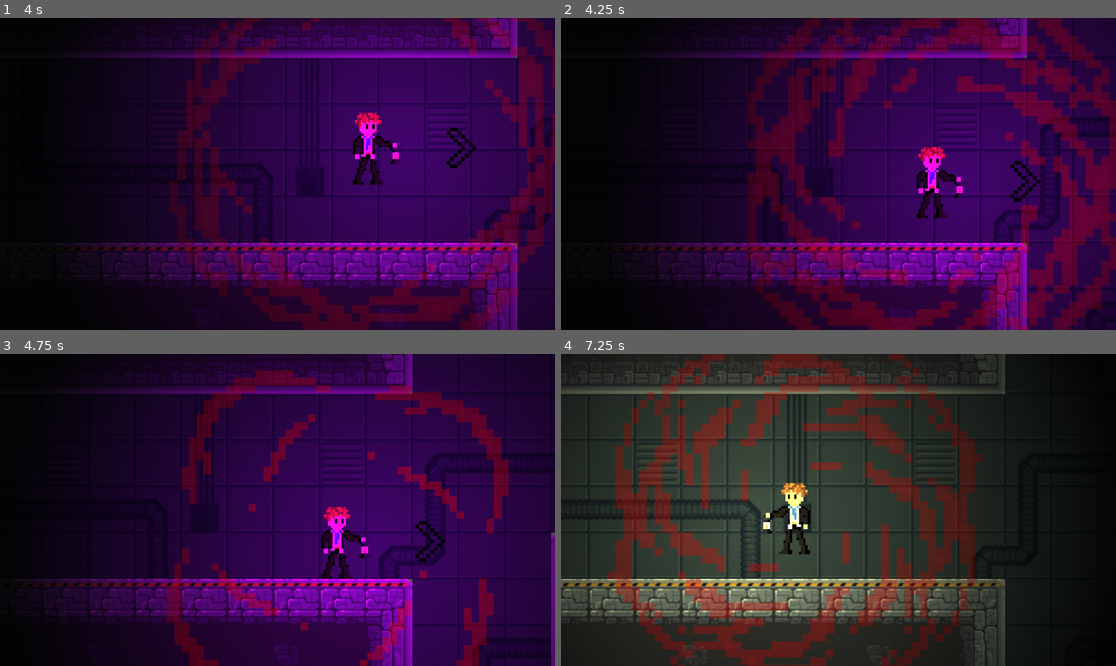
Above: before the commit, frames 1-4 (two rows, left to right).
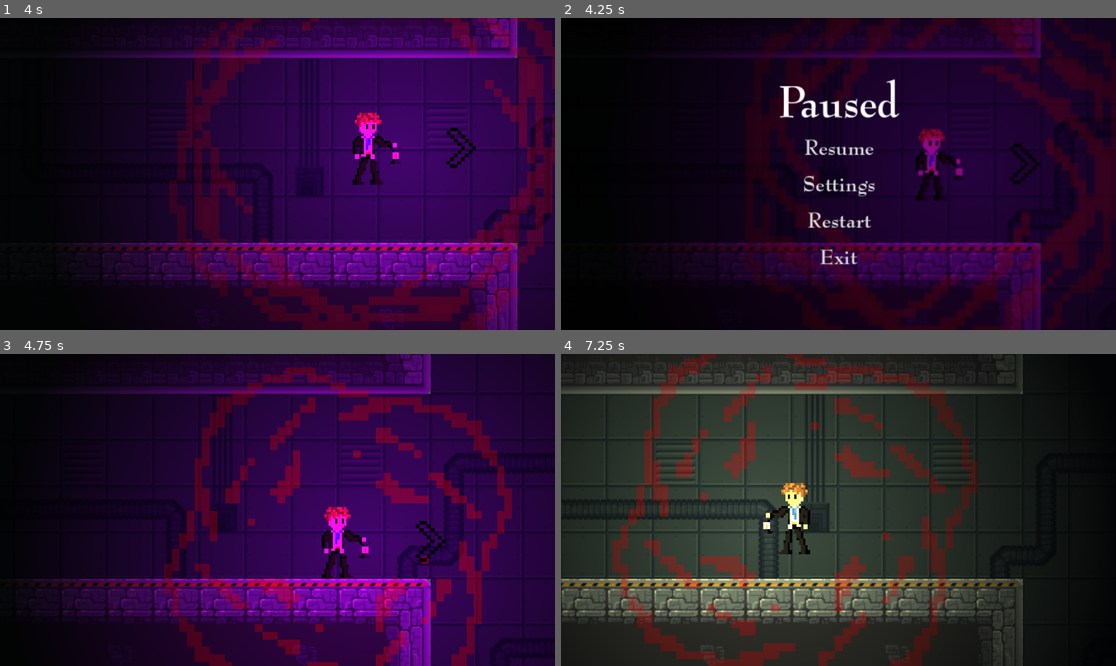
Above: after the commit, the same moments.

Repository: Joogensen/Lumen-Essense
Game: Godot game, scene res://Scenes/main.tscn
The game is run twice, just before and just after one commit, with the same random seed, the same clock (stepped at 60 frames per second) and the same inputs.
Inputs (mouse positions are in pixels of both pictures, inside the frame that each line leads up to):
- Up to frame 1 (4 s): hold C (change_light_color) 0.53-1.28 s; hold Right (right) 0.53-2.03 s; tap Space (jump) at 0.77, 1.52, 3.02, 3.77 s; tap E (light_switch) at 1.35, 2.85 s; hold Left (left) 2.03-2.78 s; hold C (change_light_color) 2.03-2.78 s; hold Right (right) from 2.78 s (still down); hold C (change_light_color) from 3.53 s (still down)
- Up to frame 2 (4.25 s): keep holding Right (right); keep holding C (change_light_color); tap Escape (ui_cancel) at 4.15 s
- Up to frame 3 (4.75 s): release Right (right) at 4.25 s; release C (change_light_color) at 4.25 s; click (277, 481) at 4.25 s, where only the run after the commit has a clickable "Resume"
- Up to frame 4 (7.25 s): hold Left (left) 5.03-5.78 s; tap E (light_switch) at 5.1, 6.6 s; tap Space (jump) at 5.27, 6.77 s; hold Right (right) 5.78-6.53 s; hold C (change_light_color) 5.78-6.53 s; hold Left (left) from 6.53 s (still down)

Frame 1 is identical in both runs. In frame 2, 59% of the frame differs, in the area x 12-100%, y 0-100%; in frame 3, 19%; in frame 4, 23%.

Commit message:
added ui elements

Diff:
--- /dev/null
+++ b/Scenes/death_screen.tscn
@@ -0,0 +1,216 @@
+[gd_scene load_steps=7 format=3 uid="uid://btubgff84ncha"]
+
+[ext_resource type="Script" path="res://Scripts/death_screen.gd" id="1_7tog6"]
+[ext_resource type="Shader" path="res://Scripts/pause_menu.gdshader" id="1_ttlkw"]
+[ext_resource type="FontFile" uid="uid://bsiocxlxhflph" path="res://Sprites/Bernhard Modern Bold BT.ttf" id="2_7liot"]
+
+[sub_resource type="ShaderMaterial" id="ShaderMaterial_pgm8a"]
+shader = ExtResource("1_ttlkw")
+shader_parameter/lod = 0.815
+
+[sub_resource type="Animation" id="Animation_swj5p"]
+resource_name = "death"
+length = 2.2
+tracks/0/type = "value"
+tracks/0/imported = false
+tracks/0/enabled = true
+tracks/0/path = NodePath("Panel/Death2:visible")
+tracks/0/interp = 1
+tracks/0/loop_wrap = true
+tracks/0/keys = {
+"times": PackedFloat32Array(0, 0.666667),
+"transitions": PackedFloat32Array(1, 1),
+"update": 1,
+"values": [false, true]
+}
+tracks/1/type = "value"
+tracks/1/imported = false
+tracks/1/enabled = true
+tracks/1/path = NodePath("Panel/Death2:theme_override_colors/font_color")
+tracks/1/interp = 1
+tracks/1/loop_wrap = true
+tracks/1/keys = {
+"times": PackedFloat32Array(0, 2.2),
+"transitions": PackedFloat32Array(1, 1),
+"update": 0,
+"values": [null, Color(0.564706, 0, 0, 1)]
+}
+tracks/2/type = "value"
+tracks/2/imported = false
+tracks/2/enabled = true
+tracks/2/path = NodePath("Panel/Death2:theme_override_colors/font_shadow_color")
+tracks/2/interp = 1
+tracks/2/loop_wrap = true
+tracks/2/keys = {
+"times": PackedFloat32Array(0, 2.2),
+"transitions": PackedFloat32Array(1, 1),
+"update": 0,
+"values": [null, Color(0.564706, 0, 0, 1)]
+}
+tracks/3/type = "value"
+tracks/3/imported = false
+tracks/3/enabled = true
+tracks/3/path = NodePath("Panel/Death2:theme_override_colors/font_outline_color")
+tracks/3/interp = 1
+tracks/3/loop_wrap = true
+tracks/3/keys = {
+"times": PackedFloat32Array(0, 2.2),
+"transitions": PackedFloat32Array(1, 1),
+"update": 0,
+"values": [null, Color(0.564706, 0, 0, 1)]
+}
+tracks/4/type = "value"
+tracks/4/imported = false
+tracks/4/enabled = true
+tracks/4/path = NodePath("Panel/Death2:position")
+tracks/4/interp = 1
+tracks/4/loop_wrap = true
+tracks/4/keys = {
+"times": PackedFloat32Array(0.666667, 2),
+"transitions": PackedFloat32Array(1, 1),
+"update": 0,
+"values": [Vector2(-6.5, -55.5), Vector2(-166.5, -55.5)]
+}
+tracks/5/type = "value"
+tracks/5/imported = false
+tracks/5/enabled = true
+tracks/5/path = NodePath("Panel/Death:position")
+tracks/5/interp = 1
+tracks/5/loop_wrap = true
+tracks/5/keys = {
+"times": PackedFloat32Array(0, 2),
+"transitions": PackedFloat32Array(1, 1),
+"update": 0,
+"values": [Vector2(-326.5, -55.5), Vector2(-166.5, -55.5)]
+}
+tracks/6/type = "value"
+tracks/6/imported = false
+tracks/6/enabled = true
+tracks/6/path = NodePath("Panel/Death:visible")
+tracks/6/interp = 1
+tracks/6/loop_wrap = true
+tracks/6/keys = {
+"times": PackedFloat32Array(0, 0.666667),
+"transitions": PackedFloat32Array(1, 1),
+"update": 1,
+"values": [false, true]
+}
+tracks/7/type = "value"
+tracks/7/imported = false
+tracks/7/enabled = true
+tracks/7/path = NodePath("Panel/Death:theme_override_colors/font_color")
+tracks/7/interp = 1
+tracks/7/loop_wrap = true
+tracks/7/keys = {
+"times": PackedFloat32Array(0, 2.2),
+"transitions": PackedFloat32Array(1, 1),
+"update": 0,
+"values": [null, Color(0.564706, 0, 0, 1)]
+}
+tracks/8/type = "value"
+tracks/8/imported = false
+tracks/8/enabled = true
+tracks/8/path = NodePath("Panel/Death:theme_override_colors/font_shadow_color")
+tracks/8/interp = 1
+tracks/8/loop_wrap = true
+tracks/8/keys = {
+"times": PackedFloat32Array(0, 2.2),
+"transitions": PackedFloat32Array(1, 1),
+"update": 0,
+"values": [null, Color(0.564706, 0, 0, 1)]
+}
+tracks/9/type = "value"
+tracks/9/imported = false
+tracks/9/enabled = true
+tracks/9/path = NodePath("Panel/Death:theme_override_colors/font_outline_color")
+tracks/9/interp = 1
+tracks/9/loop_wrap = true
+tracks/9/keys = {
+"times": PackedFloat32Array(0, 2.2),
+"transitions": PackedFloat32Array(1, 1),
+"update": 0,
+"values": [null, Color(0.564706, 0, 0, 1)]
+}
+
+[sub_resource type="AnimationLibrary" id="AnimationLibrary_icexv"]
+_data = {
+"death": SubResource("Animation_swj5p")
+}
+
+[node name="DeathScreen" type="CanvasLayer"]
+script = ExtResource("1_7tog6")
+
+[node name="ColorRect2" type="ColorRect" parent="."]
+modulate = Color(1, 1, 1, 0.439216)
+anchors_preset = 15
+anchor_right = 1.0
+anchor_bottom = 1.0
+grow_horizontal = 2
+grow_vertical = 2
+color = Color(0, 0, 0, 1)
+
+[node name="ColorRect" type="ColorRect" parent="."]
+modulate = Color(1, 1, 1, 0.533333)
+material = SubResource("ShaderMaterial_pgm8a")
+anchors_preset = 15
+anchor_right = 1.0
+anchor_bottom = 1.0
+grow_horizontal = 2
+grow_vertical = 2
+color = Color(0, 0, 0, 1)
+
+[node name="AnimationPlayer" type="AnimationPlayer" parent="."]
+libraries = {
+"": SubResource("AnimationLibrary_icexv")
+}
+
+[node name="Panel" type="Panel" parent="."]
+anchors_preset = 8
+anchor_left = 0.5
+anchor_top = 0.5
+anchor_right = 0.5
+anchor_bottom = 0.5
+grow_horizontal = 2
+grow_vertical = 2
+size_flags_horizontal = 4
+size_flags_vertical = 4
+
+[node name="Death" type="Label" parent="Panel"]
+layout_mode = 1
+anchors_preset = 8
+anchor_left = 0.5
+anchor_top = 0.5
+anchor_right = 0.5
+anchor_bottom = 0.5
+offset_left = -166.5
+offset_top = -55.5
+offset_right = 166.5
+offset_bottom = 55.5
+grow_horizontal = 2
+grow_vertical = 2
+theme_override_colors/font_color = Color(0.564706, 0, 0, 1)
+theme_override_colors/font_shadow_color = Color(0.564706, 0, 0, 1)
+theme_override_colors/font_outline_color = Color(0.564706, 0, 0, 1)
+theme_override_fonts/font = ExtResource("2_7liot")
+theme_override_font_sizes/font_size = 90
+text = "DEATH"
+
+[node name="Death2" type="Label" parent="Panel"]
+layout_mode = 1
+anchors_preset = 8
+anchor_left = 0.5
+anchor_top = 0.5
+anchor_right = 0.5
+anchor_bottom = 0.5
+offset_left = -166.5
+offset_top = -55.5
+offset_right = 166.5
+offset_bottom = 55.5
+grow_horizontal = 2
+grow_vertical = 2
+theme_override_colors/font_color = Color(0.564706, 0, 0, 1)
+theme_override_colors/font_shadow_color = Color(0.564706, 0, 0, 1)
+theme_override_colors/font_outline_color = Color(0.564706, 0, 0, 1)
+theme_override_fonts/font = ExtResource("2_7liot")
+theme_override_font_sizes/font_size = 90
+text = "DEATH"
--- /dev/null
+++ b/Scenes/pause_menu.tscn
@@ -0,0 +1,99 @@
+[gd_scene load_steps=5 format=3 uid="uid://cjamfea32yo4"]
+
+[ext_resource type="Script" path="res://Scripts/pause_menu.gd" id="1_pmxs8"]
+[ext_resource type="Shader" path="res://Scripts/pause_menu.gdshader" id="2_q5gy1"]
+[ext_resource type="FontFile" uid="uid://bsiocxlxhflph" path="res://Sprites/Bernhard Modern Bold BT.ttf" id="3_c3qdi"]
+
+[sub_resource type="ShaderMaterial" id="ShaderMaterial_7jada"]
+shader = ExtResource("2_q5gy1")
+shader_parameter/lod = 0.815
+
+[node name="PauseMenu" type="Control"]
+process_mode = 3
+layout_mode = 3
+anchors_preset = 15
+anchor_right = 1.0
+anchor_bottom = 1.0
+grow_horizontal = 2
+grow_vertical = 2
+script = ExtResource("1_pmxs8")
+
+[node name="ColorRect" type="ColorRect" parent="."]
+modulate = Color(1, 1, 1, 0.533333)
+material = SubResource("ShaderMaterial_7jada")
+layout_mode = 1
+anchors_preset = 15
+anchor_right = 1.0
+anchor_bottom = 1.0
+grow_horizontal = 2
+grow_vertical = 2
+color = Color(0, 0, 0, 1)
+
+[node name="ColorRect2" type="ColorRect" parent="."]
+modulate = Color(1, 1, 1, 0.439216)
+layout_mode = 1
+anchors_preset = 15
+anchor_right = 1.0
+anchor_bottom = 1.0
+grow_horizontal = 2
+grow_vertical = 2
+color = Color(0, 0, 0, 1)
+
+[node name="VBoxContainer" type="VBoxContainer" parent="."]
+layout_mode = 1
+anchors_preset = -1
+anchor_left = 0.5
+anchor_top = 0.37
+anchor_right = 0.5
+anchor_bottom = 0.37
+offset_left = -362.0
+offset_top = -113.26
+offset_right = 70.0001
+offset_bottom = 101.74
+grow_horizontal = 2
+grow_vertical = 2
+scale = Vector2(1.68, 1.76)
+
+[node name="Label" type="Label" parent="VBoxContainer"]
+layout_mode = 2
+theme_override_fonts/font = ExtResource("3_c3qdi")
+theme_override_font_sizes/font_size = 50
+text = "Paused"
+horizontal_alignment = 1
+
+[node name="Resume" type="Button" parent="VBoxContainer"]
+layout_mode = 2
+theme_override_fonts/font = ExtResource("3_c3qdi")
+theme_override_font_sizes/font_size = 25
+action_mode = 0
+text = "Resume"
+flat = true
+
+[node name="Settings" type="Button" parent="VBoxContainer"]
+layout_mode = 2
+theme_override_fonts/font = ExtResource("3_c3qdi")
+theme_override_font_sizes/font_size = 25
+action_mode = 0
+text = "Settings"
+flat = true
+
+[node name="Restart" type="Button" parent="VBoxContainer"]
+layout_mode = 2
+theme_override_fonts/font = ExtResource("3_c3qdi")
+theme_override_font_sizes/font_size = 25
+action_mode = 0
+text = "Restart"
+flat = true
+
+[node name="Exit" type="Button" parent="VBoxContainer"]
+layout_mode = 2
+theme_override_fonts/font = ExtResource("3_c3qdi")
+theme_override_font_sizes/font_size = 25
+action_mode = 0
+text = "Exit"
+flat = true
+
+[connection signal="pressed" from="VBoxContainer/Resume" to="." method="_on_resume_pressed"]
+[connection signal="pressed" from="VBoxContainer/Settings" to="." method="_on_settings_pressed"]
+[connection signal="pressed" from="VBoxContainer/Restart" to="." method="_on_restart_pressed"]
+[connection signal="pressed" from="VBoxContainer/Exit" to="." method="_on_exit_pressed"]
--- a/Scenes/player.tscn
+++ b/Scenes/player.tscn
@@ -1,6 +1,7 @@
-[gd_scene load_steps=20 format=3 uid="uid://bpnhj4ma24ipv"]
+[gd_scene load_steps=22 format=3 uid="uid://bpnhj4ma24ipv"]
 
 [ext_resource type="Script" path="res://Scripts/playerController.gd" id="1_mtxti"]
+[ext_resource type="PackedScene" uid="uid://btubgff84ncha" path="res://Scenes/death_screen.tscn" id="2_3b2kq"]
 [ext_resource type="Texture2D" uid="uid://b7lgbyfi530fg" path="res://Sprites/AnimationSpritesheet1-Sheet.png" id="2_w1rjf"]
 [ext_resource type="Texture2D" uid="uid://bbf4yvoh7pdct" path="res://Sprites/Free Smoke Fx  Pixel 07.png" id="3_5vkk6"]
 [ext_resource type="AudioStream" uid="uid://b0djodwr74nb8" path="res://Audio/footstep_fast_single.wav" id="4_g365e"]
@@ -10,6 +11,7 @@
 [ext_resource type="AudioStream" uid="uid://b2vmykedvlom8" path="res://Audio/heartbeat4.mp3" id="7_edsl5"]
 [ext_resource type="AudioStream" uid="uid://dmbagi3y4o3tm" path="res://Audio/dead noise.wav" id="8_30320"]
 [ext_resource type="AudioStream" uid="uid://db6q1bsjxu5bk" path="res://Audio/pickup_Low.wav" id="10_eg8rq"]
+[ext_resource type="PackedScene" uid="uid://cjamfea32yo4" path="res://Scenes/pause_menu.tscn" id="12_rbtxq"]
 
 [sub_resource type="CapsuleShape2D" id="CapsuleShape2D_vgcfp"]
 radius = 11.0
@@ -128,6 +130,9 @@
 [node name="Player" type="CharacterBody2D"]
 script = ExtResource("1_mtxti")
 
+[node name="DeathScreen" parent="." instance=ExtResource("2_3b2kq")]
+visible = false
+
 [node name="CollisionShape2D" type="CollisionShape2D" parent="."]
 visible = false
 position = Vector2(0, 2)
@@ -185,3 +190,8 @@
 [node name="PickupAudio" type="AudioStreamPlayer2D" parent="PlayerAudios"]
 stream = ExtResource("10_eg8rq")
 volume_db = 1.874
+
+[node name="CanvasLayer" type="CanvasLayer" parent="."]
+
+[node name="PauseMenu" parent="CanvasLayer" instance=ExtResource("12_rbtxq")]
+visible = false
--- /dev/null
+++ b/Scenes/start_menu.tscn
@@ -0,0 +1,86 @@
+[gd_scene load_steps=4 format=3 uid="uid://deelg2wyacg87"]
+
+[ext_resource type="Script" path="res://Scripts/start_menu.gd" id="1_y64wy"]
+[ext_resource type="FontFile" uid="uid://bsiocxlxhflph" path="res://Sprites/Bernhard Modern Bold BT.ttf" id="2_15075"]
+[ext_resource type="Texture2D" uid="uid://bphc0uadtfetj" path="res://Sprites/Lumen Essence(2).png" id="3_ioy5w"]
+
+[node name="StartMenu" type="Control"]
+layout_mode = 3
+anchors_preset = 15
+anchor_right = 1.0
+anchor_bottom = 1.0
+grow_horizontal = 2
+grow_vertical = 2
+script = ExtResource("1_y64wy")
+
+[node name="ColorRect" type="ColorRect" parent="."]
+layout_mode = 1
+anchors_preset = 15
+anchor_right = 1.0
+anchor_bottom = 1.0
+grow_horizontal = 2
+grow_vertical = 2
+color = Color(0, 0, 0, 1)
+
+[node name="VBoxContainer" type="VBoxContainer" parent="."]
+layout_mode = 1
+anchors_preset = 8
+anchor_left = 0.5
+anchor_top = 0.5
+anchor_right = 0.5
+anchor_bottom = 0.5
+offset_left = -186.0
+offset_top = -30.0
+offset_right = 34.0
+offset_bottom = 71.0
+grow_horizontal = 2
+grow_vertical = 2
+scale = Vector2(1.68, 1.76)
+
+[node name="Start" type="Button" parent="VBoxContainer"]
+layout_mode = 2
+theme_override_fonts/font = ExtResource("2_15075")
+theme_override_font_sizes/font_size = 25
+action_mode = 0
+text = "Start"
+flat = true
+
+[node name="Settings" type="Button" parent="VBoxContainer"]
+layout_mode = 2
+theme_override_fonts/font = ExtResource("2_15075")
+theme_override_font_sizes/font_size = 25
+action_mode = 0
+text = "Settings"
+flat = true
+
+[node name="Exit" type="Button" parent="VBoxContainer"]
+layout_mode = 2
+theme_override_fonts/font = ExtResource("2_15075")
+theme_override_font_sizes/font_size = 25
+action_mode = 0
+text = "Exit"
+flat = true
+
+[node name="VBoxContainer2" type="VBoxContainer" parent="."]
+layout_mode = 1
+anchors_preset = -1
+anchor_left = 0.499
+anchor_top = 0.288
+anchor_right = 0.499
+anchor_bottom = 0.288
+offset_left = -185.848
+offset_top = -75.624
+offset_right = 34.152
+offset_bottom = 25.376
+grow_horizontal = 2
+grow_vertical = 2
+scale = Vector2(1.68, 1.76)
+
+[node name="LumenEssence(2)" type="Sprite2D" parent="VBoxContainer2"]
+position = Vector2(116.071, 160.795)
+scale = Vector2(0.445188, 0.436132)
+texture = ExtResource("3_ioy5w")
+
+[connection signal="pressed" from="VBoxContainer/Start" to="." method="_on_start_pressed"]
+[connection signal="pressed" from="VBoxContainer/Settings" to="." method="_on_settings_pressed"]
+[connection signal="pressed" from="VBoxContainer/Exit" to="." method="_on_exit_pressed"]
--- /dev/null
+++ b/Scripts/death_screen.gd
@@ -0,0 +1,15 @@
+extends CanvasLayer
+
+
+# Called when the node enters the scene tree for the first time.
+func _ready() -> void:
+	hide()
+
+
+# Called every frame. 'delta' is the elapsed time since the previous frame.
+func _process(_delta: float) -> void:
+	pass
+
+func start_animation():
+	show()
+	$AnimationPlayer.play("death")
--- /dev/null
+++ b/Scripts/pause_menu.gd
@@ -0,0 +1,55 @@
+extends Control
+
+var accepting_input = true
+
+
+# Called when the node enters the scene tree for the first time.
+func _ready() -> void:
+	hide()
+
+
+# Called every frame. 'delta' is the elapsed time since the previous frame.
+func _process(_delta: float) -> void:
+	testEsc()
+
+# resume game, hide ui
+func resume():
+	hide()
+	Input.set_mouse_mode(Input.MOUSE_MODE_HIDDEN)
+	get_tree().paused = false
+
+# pause game, show ui
+func pause():
+	get_tree().paused = true
+	show()
+	Input.set_mouse_mode(Input.MOUSE_MODE_VISIBLE)
+
+# check if 'esc' key has been pressed
+func testEsc():
+	if accepting_input:
+		if Input.is_action_just_pressed("ui_cancel") and !get_tree().paused:
+			pause()
+		elif Input.is_action_just_pressed("ui_cancel") and get_tree().paused:
+			resume()
+	else:
+		pass
+
+
+func _on_resume_pressed() -> void:
+	resume()
+
+
+func _on_settings_pressed() -> void:
+	pass # Replace with function body.
+
+
+func _on_restart_pressed() -> void:
+	resume()
+	get_tree().reload_current_scene()
+
+
+func _on_exit_pressed() -> void:
+	resume()
+	Input.set_mouse_mode(Input.MOUSE_MODE_VISIBLE)
+	get_tree().change_scene_to_file("res://Scenes/start_menu.tscn")
+	#get_tree().quit()
--- /dev/null
+++ b/Scripts/pause_menu.gdshader
@@ -0,0 +1,9 @@
+shader_type canvas_item;
+
+uniform float lod: hint_range(0.0, 5.0) = 0.0;
+uniform sampler2D SCREEN_TEXTURE: hint_screen_texture, filter_linear_mipmap;
+
+void fragment() {
+	vec4 color = texture(SCREEN_TEXTURE, SCREEN_UV, lod);
+	COLOR = vec4(color.rgb, 1.0);
+}
--- a/Scripts/playerController.gd
+++ b/Scripts/playerController.gd
@@ -26,6 +26,8 @@
 @onready var heartbeat_4: AudioStreamPlayer2D = $PlayerAudios/Heartbeat4
 @onready var dead_audio: AudioStreamPlayer2D = $PlayerAudios/DeadAudio
 @onready var pickup_audio: AudioStreamPlayer2D = $PlayerAudios/PickupAudio
+@onready var death_screen: CanvasLayer = $DeathScreen
+@onready var pause_menu: Control = $CanvasLayer/PauseMenu
 
 
 
@@ -39,6 +41,7 @@
 var gate3 = true
 var gate4 = true
 
+
 func _ready():
 	for fuel in get_tree().get_nodes_in_group("lantern_fuel"):
 		if fuel.has_signal("collected"):
@@ -63,7 +66,7 @@
 
 	#some of the worst code ever written, resvise later, it does work...
 	#works by setting up gates so that it only calls once
-	if paranoia >= 5.0:
+	if paranoia >= 5.0 and !is_dead:
 		die()
 	if paranoia == 0:
 		checker = true
@@ -187,16 +190,18 @@
 	footstep.pitch_scale = randf_range(.8,1.2)
 	footstep.play()
 func die():
+	is_dead = true
+	pause_menu.accepting_input = false
 	print("Player has died!")
 	_stop_heartbeats()
 	if not(dead_audio.playing):
 		dead_audio.play()
 	hide()
 	disable_input()
+	death_screen.start_animation()
 	await get_tree().create_timer(5.0).timeout
 	get_tree().reload_current_scene()
-	enable_input()
-	is_dead = true
+	#enable_input()
 
 
 func disable_input():
--- /dev/null
+++ b/Scripts/start_menu.gd
@@ -0,0 +1,24 @@
+extends Control
+
+
+# Called when the node enters the scene tree for the first time.
+func _ready() -> void:
+	pass
+
+
+# Called every frame. 'delta' is the elapsed time since the previous frame.
+func _process(_delta: float) -> void:
+	pass
+
+
+func _on_start_pressed() -> void:
+	Input.set_mouse_mode(Input.MOUSE_MODE_HIDDEN)
+	get_tree().change_scene_to_file("res://Scenes/main.tscn")
+
+
+func _on_settings_pressed() -> void:
+	pass # Replace with function body.
+
+
+func _on_exit_pressed() -> void:
+	get_tree().quit()
Binary file added: Sprites/Bernhard Modern Bold BT.ttf
Not shown, added: Sprites/Bernhard Modern Bold BT.ttf.import
Binary file added: Sprites/Lumen Essence(2).png
Not shown, added: Sprites/Lumen Essence(2).png.import
